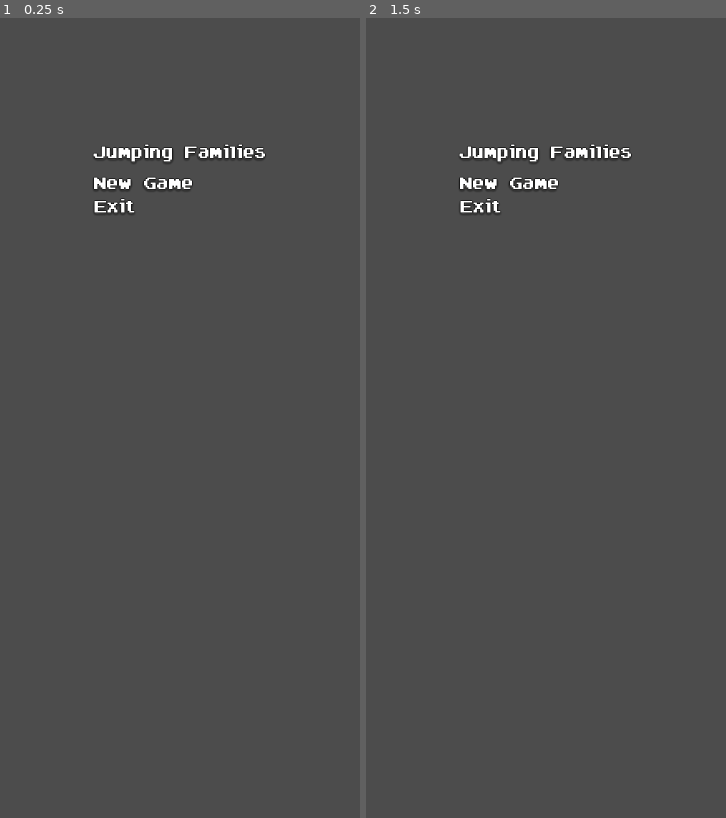
Above: before the commit, frames 1-2 (left to right).
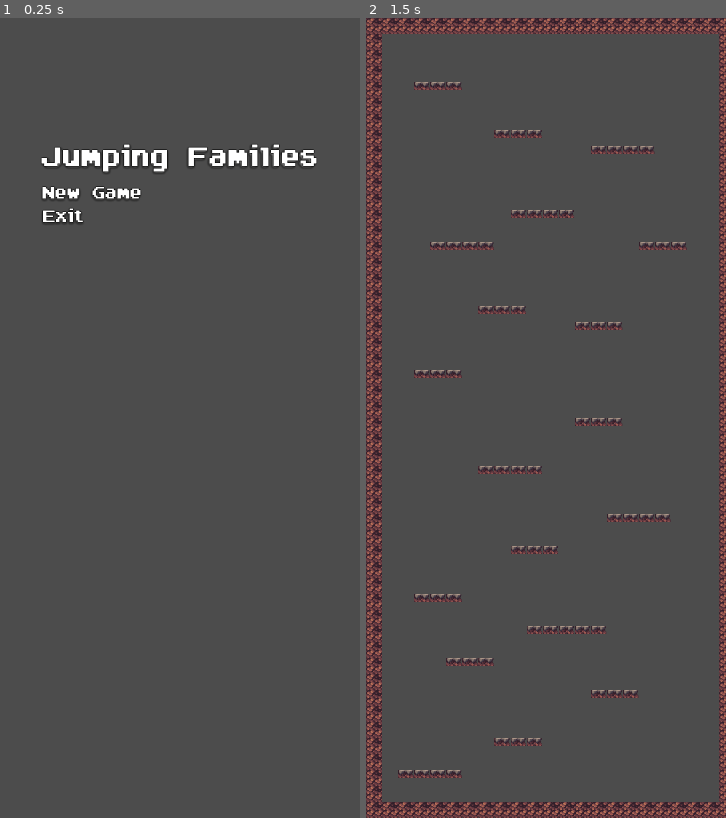
Above: after the commit, the same moments.

Repository: kachen10/jumping_families
Game: Godot game, scene res://src/title_screen/MainMenu.tscn
Two runs of this game, one before a commit and one after it. Both use one fixed random seed, a clock stepped at 60 frames per second and the inputs below. This scene is started directly instead of the project's main scene.
Inputs (mouse positions are in pixels of both pictures, inside the frame that each line leads up to; where the layout moved, square brackets give the same spot in the first picture):
- Up to frame 1 (0.25 s): no input
- Up to frame 2 (1.5 s): click (546, 194) [546, 186] at 0.5 s; click (546, 186) at 1.27 s

The runs differ from the first frame. In frame 1, 2.2% of the frame differs, in the area x 11-89%, y 15-26%; in frame 2, 12%, in the area x 0-100%, y 0-100%.

Commit message:
Wire buttons in main menu

Diff:
--- a/jumping_families/src/title_screen/MainMenu.gd
+++ b/jumping_families/src/title_screen/MainMenu.gd
@@ -2,8 +2,19 @@
 
 # Called when the node enters the scene tree for the first time.
 func _ready():
-	$MarginContainer/VBoxContainer/TextureRect/VBoxContainer
+	$MarginContainer/VBoxContainer/VBoxContainer/NewGame.grab_focus()
 	pass # Replace with function body.
 
 func _physics_process(delta):
-	pass
+	if $MarginContainer/VBoxContainer/VBoxContainer/NewGame.is_hovered():
+		$MarginContainer/VBoxContainer/VBoxContainer/NewGame.grab_focus()
+	if $MarginContainer/VBoxContainer/VBoxContainer/Exit.is_hovered():
+		$MarginContainer/VBoxContainer/VBoxContainer/Exit.grab_focus()
+
+
+func _on_NewGame_pressed():
+	get_tree().change_scene("res://src/levels/Level1.tscn")
+
+
+func _on_Exit_pressed():
+	get_tree().quit()
--- a/jumping_families/src/title_screen/MainMenu.tscn
+++ b/jumping_families/src/title_screen/MainMenu.tscn
@@ -1,9 +1,11 @@
-[gd_scene load_steps=5 format=2]
+[gd_scene load_steps=7 format=2]
 
 [ext_resource path="res://assets/hf-free-complete/exit_small.png" type="Texture" id=1]
 [ext_resource path="res://assets/hf-free-complete/new_game_small.png" type="Texture" id=2]
 [ext_resource path="res://assets/hf-free-complete/title_mid.png" type="Texture" id=3]
 [ext_resource path="res://src/title_screen/MainMenu.gd" type="Script" id=4]
+[ext_resource path="res://assets/hf-free-complete/new_game_hovered.png" type="Texture" id=5]
+[ext_resource path="res://assets/hf-free-complete/exit_hovered.png" type="Texture" id=7]
 
 [node name="Control" type="Control"]
 anchor_right = 1.0
@@ -27,34 +29,40 @@
 }
 
 [node name="VBoxContainer" type="VBoxContainer" parent="MarginContainer"]
-margin_left = 116.0
-margin_right = 473.0
-margin_bottom = 152.0
+margin_left = 13.0
+margin_right = 575.0
+margin_bottom = 171.0
 size_flags_horizontal = 4
 size_flags_vertical = 0
 custom_constants/separation = 16
 
 [node name="TextureRect" type="TextureRect" parent="MarginContainer/VBoxContainer"]
-margin_right = 357.0
-margin_bottom = 50.0
+margin_right = 562.0
+margin_bottom = 69.0
 texture = ExtResource( 3 )
 
 [node name="VBoxContainer" type="VBoxContainer" parent="MarginContainer/VBoxContainer"]
-margin_top = 66.0
-margin_right = 357.0
-margin_bottom = 152.0
+margin_top = 85.0
+margin_right = 562.0
+margin_bottom = 171.0
 alignment = 1
 __meta__ = {
 "_edit_use_anchors_": false
 }
 
 [node name="NewGame" type="TextureButton" parent="MarginContainer/VBoxContainer/VBoxContainer"]
-margin_right = 357.0
+margin_right = 562.0
 margin_bottom = 39.0
 texture_normal = ExtResource( 2 )
+texture_pressed = ExtResource( 5 )
+texture_hover = ExtResource( 5 )
 
 [node name="Exit" type="TextureButton" parent="MarginContainer/VBoxContainer/VBoxContainer"]
 margin_top = 43.0
-margin_right = 357.0
+margin_right = 562.0
 margin_bottom = 86.0
 texture_normal = ExtResource( 1 )
+texture_pressed = ExtResource( 7 )
+texture_hover = ExtResource( 7 )
+[connection signal="pressed" from="MarginContainer/VBoxContainer/VBoxContainer/NewGame" to="." method="_on_NewGame_pressed"]
+[connection signal="pressed" from="MarginContainer/VBoxContainer/VBoxContainer/Exit" to="." method="_on_Exit_pressed"]
Binary file added: jumping_families/Assets/hf-free-complete/exit_hovered.png
Not shown, added: jumping_families/Assets/hf-free-complete/exit_hovered.png.import
Binary file added: jumping_families/Assets/hf-free-complete/new_game_hovered.png
Not shown, added: jumping_families/Assets/hf-free-complete/new_game_hovered.png.import
Binary file changed: jumping_families/Assets/hf-free-complete/title_mid.png
